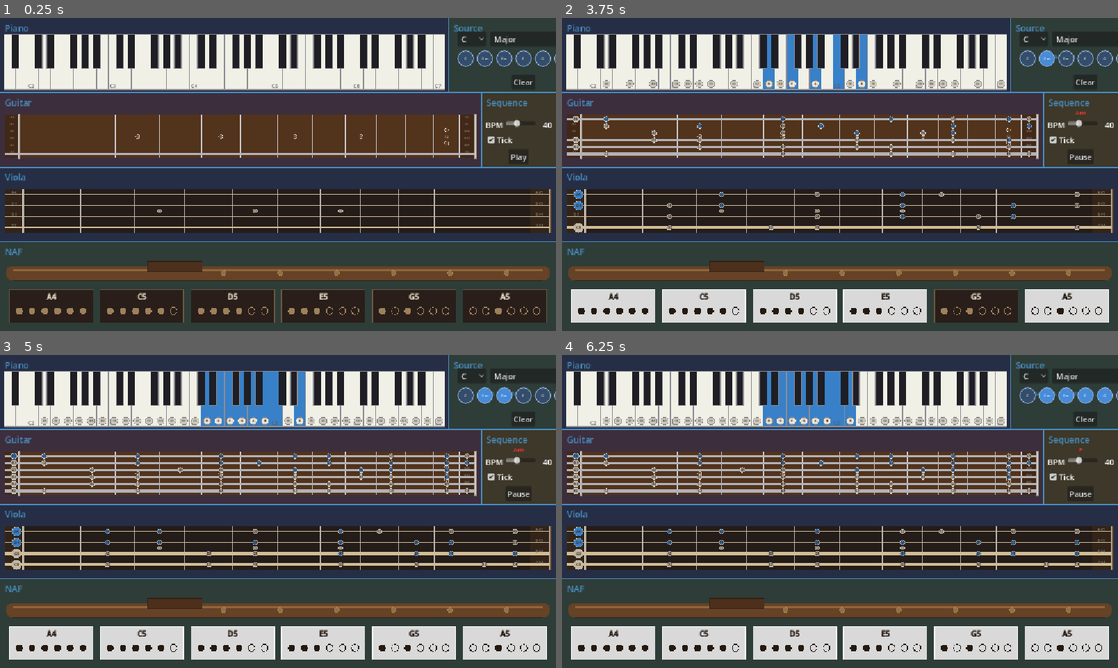
Above: before the commit, frames 1-4 (two rows, left to right).
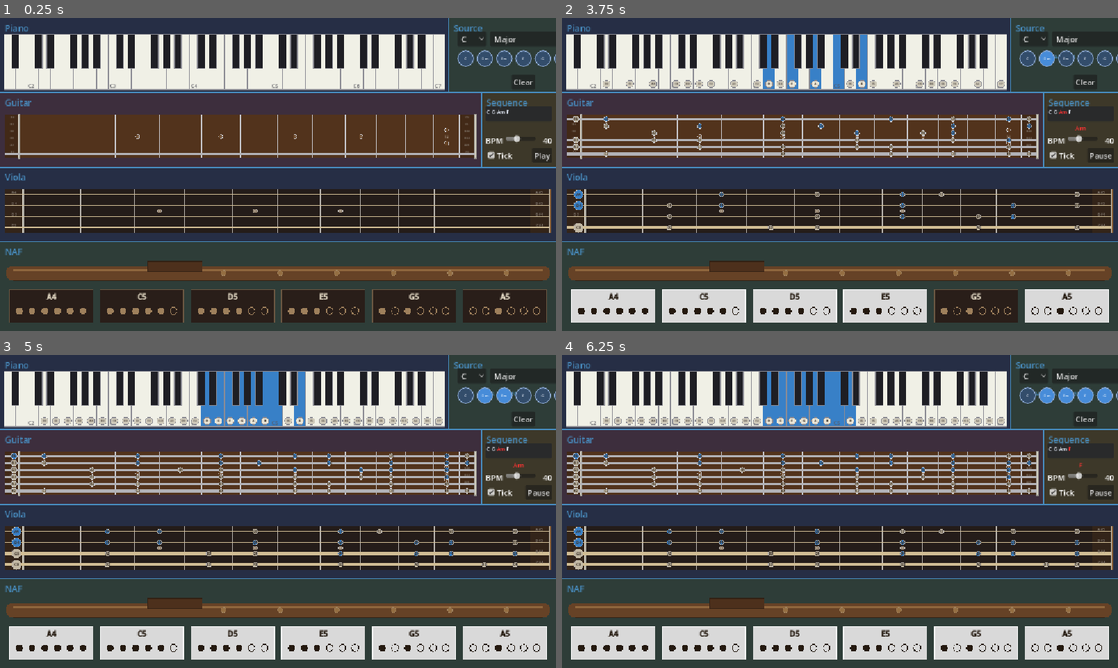
Above: after the commit, the same moments.

Repository: bitflipper42/Instrument
Game: Godot game, scene res://main.tscn
Same seed, same stepped clock (60 frames per second), same inputs: the game is played once before the commit and once after it.
Inputs:
- Up to frame 1 (0.25 s): no input
- Up to frame 2 (3.75 s): click "Play" at 0.5 s; click "C" at 1.25 s; click "Major" at 2 s; click "C" at 2.75 s; click "Dm" at 3.5 s
- Up to frame 3 (5 s): click "Em" at 4.25 s
- Up to frame 4 (6.25 s): click "F" at 5 s; click "G" at 5.75 s

The runs differ from the first frame. In frame 1, 0.4% of the frame differs, in the area x 87-100%, y 28-46%; in frame 2, 0.5%; in frame 3, 0.5%; in frame 4, 0.4%.

Commit message:
Put Sequence tick checkbox and play button on one row.
Groups the Tick checkbox and Play button into a shared HBoxContainer so they
share a single row, with the checkbox expanding left and Play aligned right.

Co-authored-by: Cursor <cursoragent@cursor.com>

Diff:
--- a/sequence_instrument.gd
+++ b/sequence_instrument.gd
@@ -114,15 +114,20 @@
 	_bpm_label.horizontal_alignment = HORIZONTAL_ALIGNMENT_RIGHT
 	bpm_row.add_child(_bpm_label)
 
+	var action_row := HBoxContainer.new()
+	action_row.add_theme_constant_override("separation", 6)
+	controls.add_child(action_row)
+
 	_tick_checkbox = CheckBox.new()
 	_tick_checkbox.text = "Tick"
 	_tick_checkbox.button_pressed = true
-	controls.add_child(_tick_checkbox)
+	_tick_checkbox.size_flags_horizontal = Control.SIZE_EXPAND_FILL
+	action_row.add_child(_tick_checkbox)
 
 	_play_button = Button.new()
 	_play_button.text = "Play"
-	_play_button.size_flags_horizontal = Control.SIZE_SHRINK_CENTER
-	controls.add_child(_play_button)
+	_play_button.size_flags_horizontal = Control.SIZE_SHRINK_END
+	action_row.add_child(_play_button)
 
 	_code_edit.text_changed.connect(_on_text_changed)
 	_bpm_slider.value_changed.connect(_on_bpm_changed)
